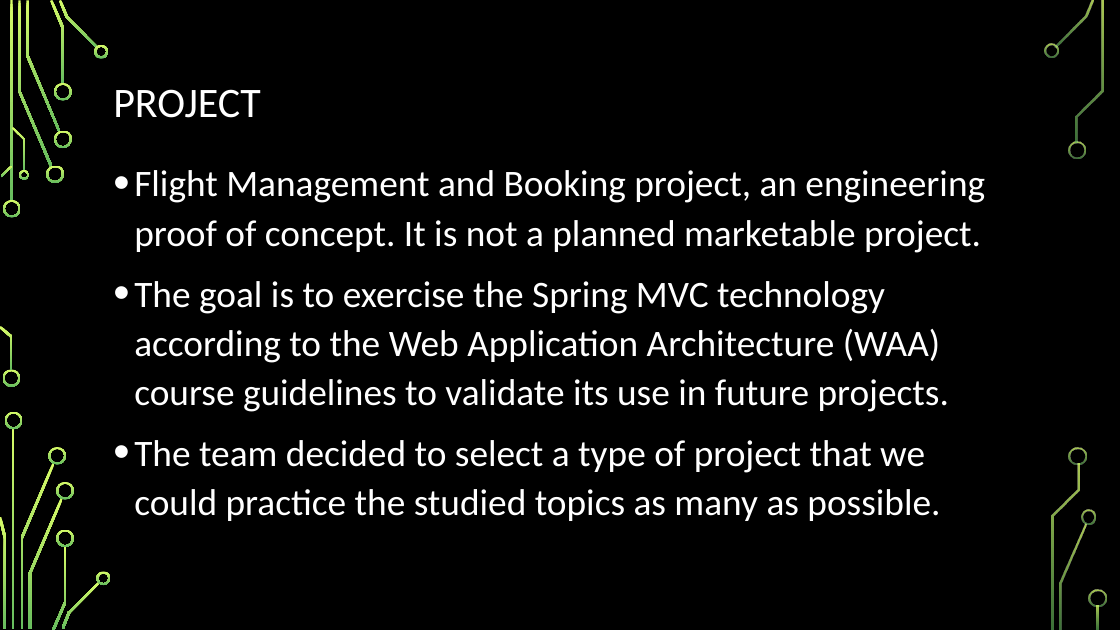
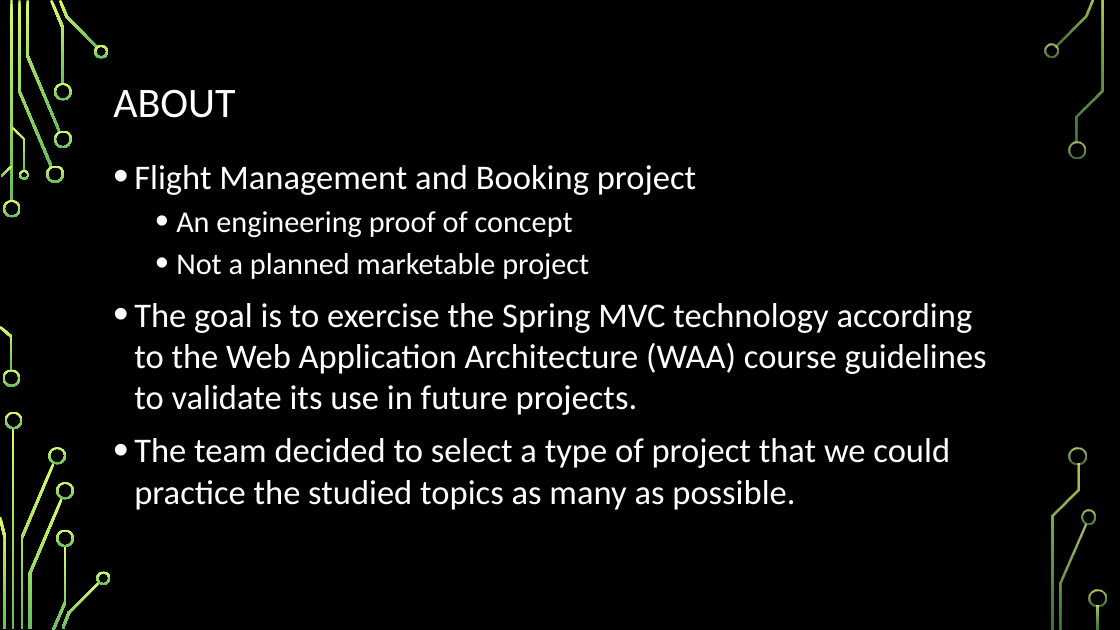
Before and after one commit to nbbon/fms, a slide deck: slide 3 of document/Saigonese-Flight-Management-System.pptx. Drawn at 1120x630 pixels with LibreOffice and Linux fonts; fonts in the diff are those of the drawing; background and template pictures are left out. Boxes give left, top, right and bottom in pixels: in the first picture for what was removed or moved away, otherwise in the second. Text is boxed around its words. In the diff, an @@ line names an element or a change of style, - is before the commit and + after.

Commit message:
updated slide

```diff
--- a/document/Saigonese-Flight-Management-System.pptx
+++ b/document/Saigonese-Flight-Management-System.pptx
@@ title at (x1=113, y1=89, x2=235, y2=118): text changed @@
-PROJECT
+ABOUT
@@ text at (x1=134, y1=165, x2=696, y2=279): text changed; size 32 to 25.9 pt @@
-• Flight Management and Booking project, an engineering proof of concept. It is not a planned marketable project.
+• Flight Management and Booking project
+  • An engineering proof of concept
+  • Not a planned marketable project
@@ text at (x1=134, y1=303, x2=987, y2=510): size 32 to 29.6 pt in "The goal is to exercise the Spring ...", "The team decided to select a type ..."; line spacing 1.1 to 1 @@
```
